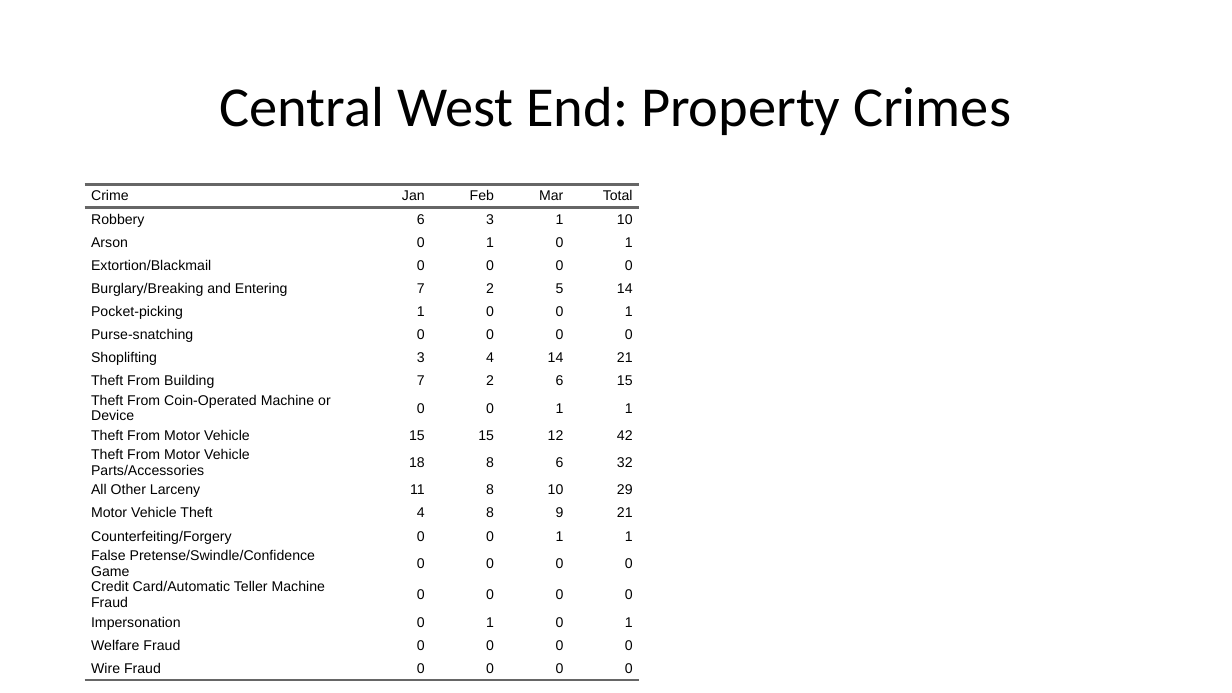
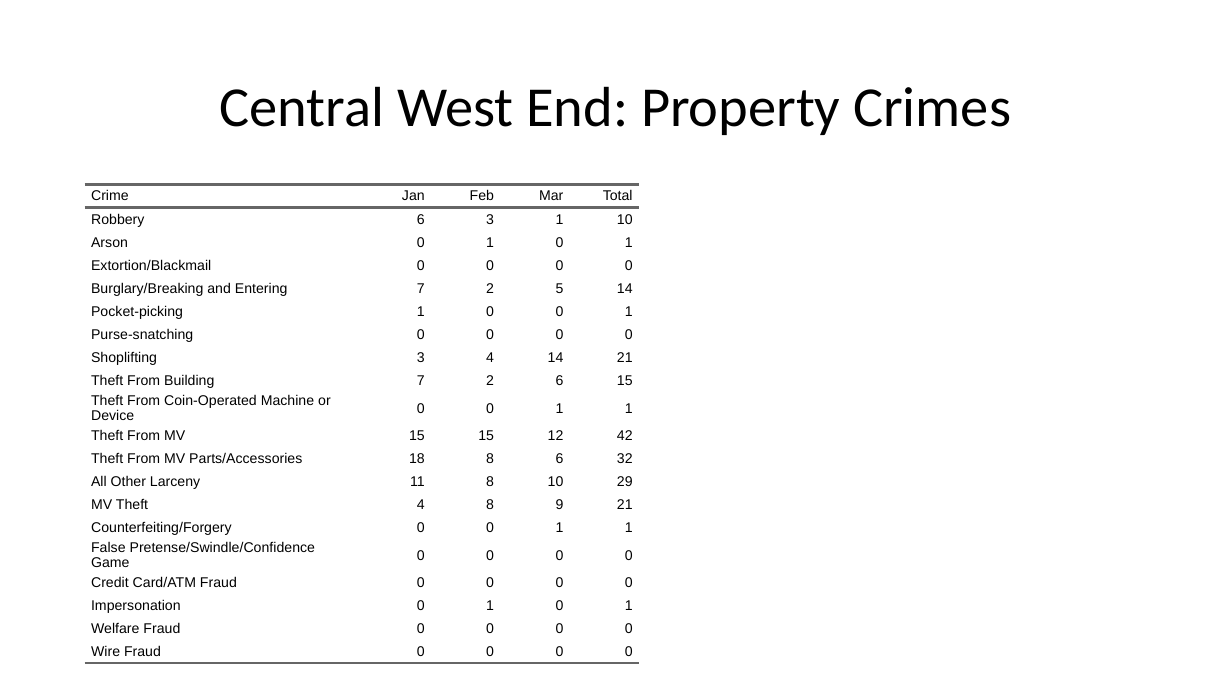
Before and after one commit to wumcrc/monthly-crime-reports, a slide deck: slide 15 of NIBRS/results/test.pptx. Drawn at 1232x693 pixels with LibreOffice and Linux fonts; fonts in the diff are those of the drawing. Boxes give left, top, right and bottom in pixels: in the first picture for what was removed or moved away, otherwise in the second. Text is boxed around its words. In the diff, an @@ line names an element or a change of style, - is before the commit and + after.

```diff
--- a/NIBRS/results/test.pptx
+++ b/NIBRS/results/test.pptx
@@ table at (85,185,640,660) @@
-row 11, column 1: Theft From Motor Vehicle
+row 11, column 1: Theft From MV
-row 12, column 1: Theft From Motor Vehicle Parts/Accessories
+row 12, column 1: Theft From MV Parts/Accessories
-row 14, column 1: Motor Vehicle Theft
+row 14, column 1: MV Theft
-row 17, column 1: Credit Card/Automatic Teller Machine Fraud
+row 17, column 1: Credit Card/ATM Fraud
```
Also in this commit, not shown: 2 other slides changed, 4 other files.
